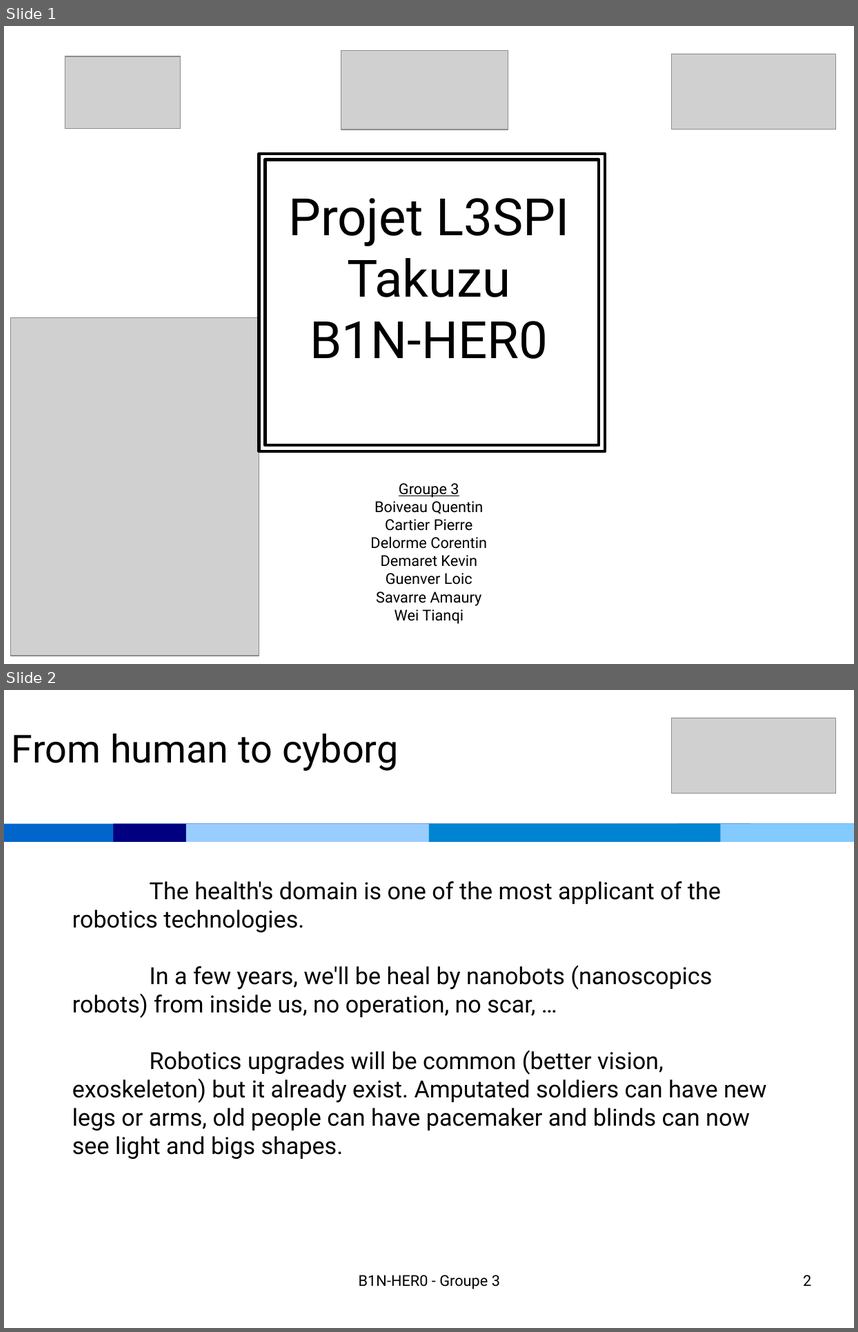
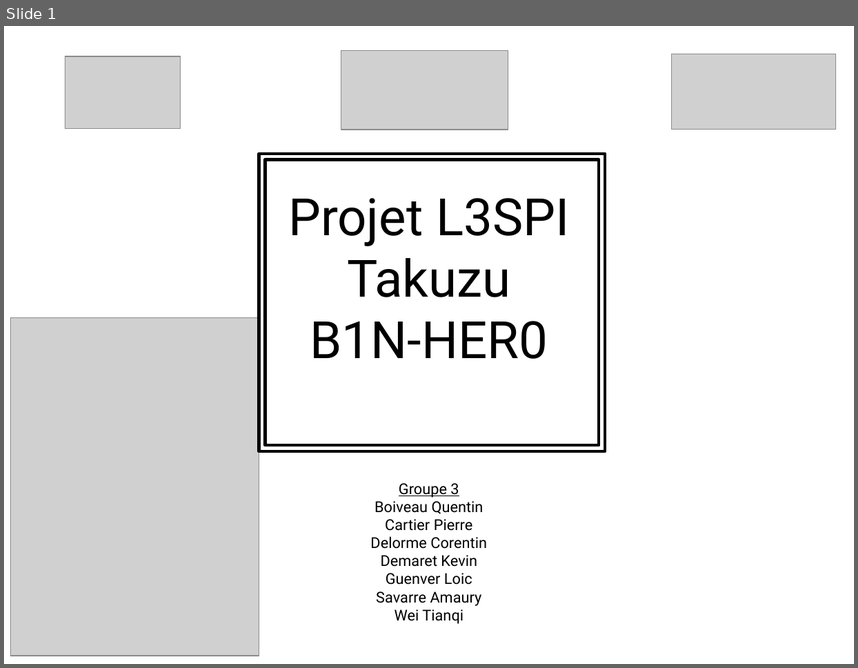
Before and after one commit to CartierPierre/B1N-HER0, a slide deck: soutenance.odp. Shown one above the other, each under a label of ours: slides 1 and 2 before the commit, slide 1 after it. The pictures are 858x1332 and 858x668 pixels, drawn with LibreOffice and Linux fonts; fonts in the diff are those of the drawing; grey boxes stand for pictures. Boxes give left, top, right and bottom in pixels: in the first picture for what was removed or moved away, otherwise in the second. Text is boxed around its words. In the diff, an @@ line names an element or a change of style, - is before the commit and + after.

Commit message:
Ajout slide 2 soutenance

```diff
--- a/soutenance.odp
+++ b/soutenance.odp
@@ slide 2 removed at [4,690,854,1328], background #FFFFFF @@
@@ picture removed at [672,718,836,793] @@
@@ text removed at [12,733,399,771] @@
-From human to cyborg
@@ rectangle removed at [4,823,854,842] @@
@@ rectangle removed at [114,823,751,842] @@
@@ rectangle removed at [186,823,678,842] @@
@@ rectangle removed at [429,823,854,842] @@
@@ rectangle removed at [721,823,854,842] @@
@@ text removed at [72,881,767,1159] @@
-The health's domain is one of the most applicant of the robotics technologies.
-In a few years, we'll be heal by nanobots (nanoscopics robots) from inside us, no operation, no scar, …
-Robotics upgrades will be common (better vision, exoskeleton) but it already exist. Amputated soldiers can have new legs or arms, old people can have pacemaker and blinds can now see light and bigs shapes.
@@ text removed at [359,1274,500,1289] @@
-B1N-HER0 - Groupe 3
@@ page number removed at [803,1274,811,1285] @@
-2
```
Also in this commit, not shown: 3 slides added.
